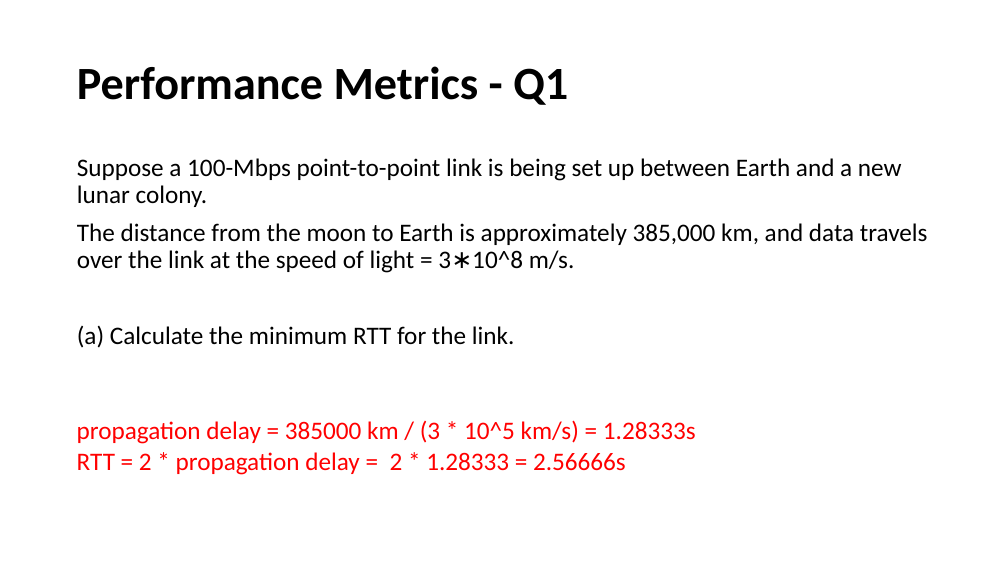
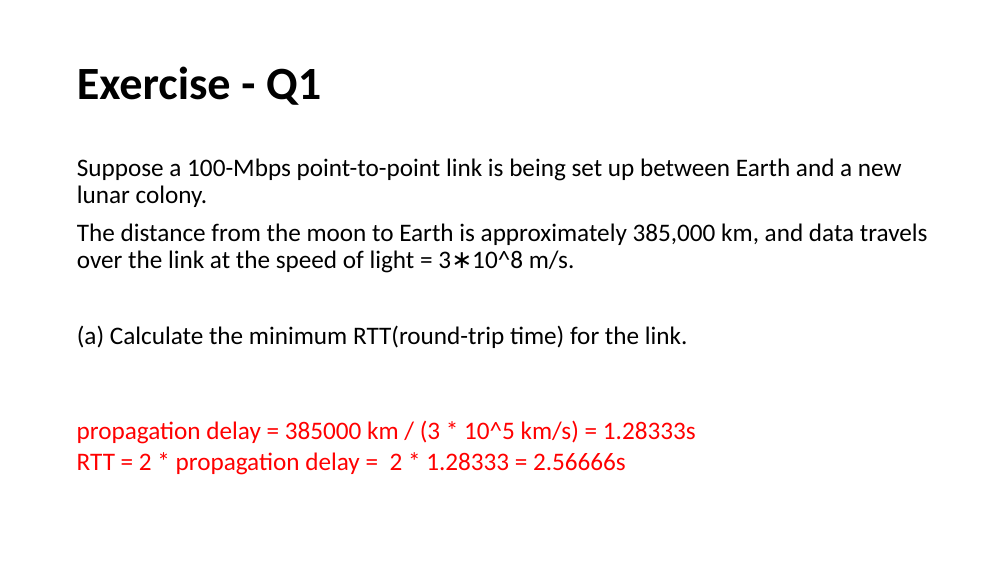
Before and after one commit to henryhxu/CSCI4430-ESTR4120, a slide deck: slide 6 of tutorial/T02/tut02.pptx. Drawn at 1008x567 pixels with LibreOffice and Linux fonts; fonts in the diff are those of the drawing. Boxes give left, top, right and bottom in pixels: in the first picture for what was removed or moved away, otherwise in the second. Text is boxed around its words. In the diff, an @@ line names an element or a change of style, - is before the commit and + after.

```diff
--- a/tutorial/T02/tut02.pptx
+++ b/tutorial/T02/tut02.pptx
@@ title at (77,66,321,105): text changed @@
-Performance Metrics - Q1
+Exercise - Q1
@@ text at (77,325,688,348): text changed @@
-(a) Calculate the minimum RTT for the link.
+(a) Calculate the minimum RTT(round-trip time) for the link.
```
Also in this commit, not shown: 8 other slides changed.
